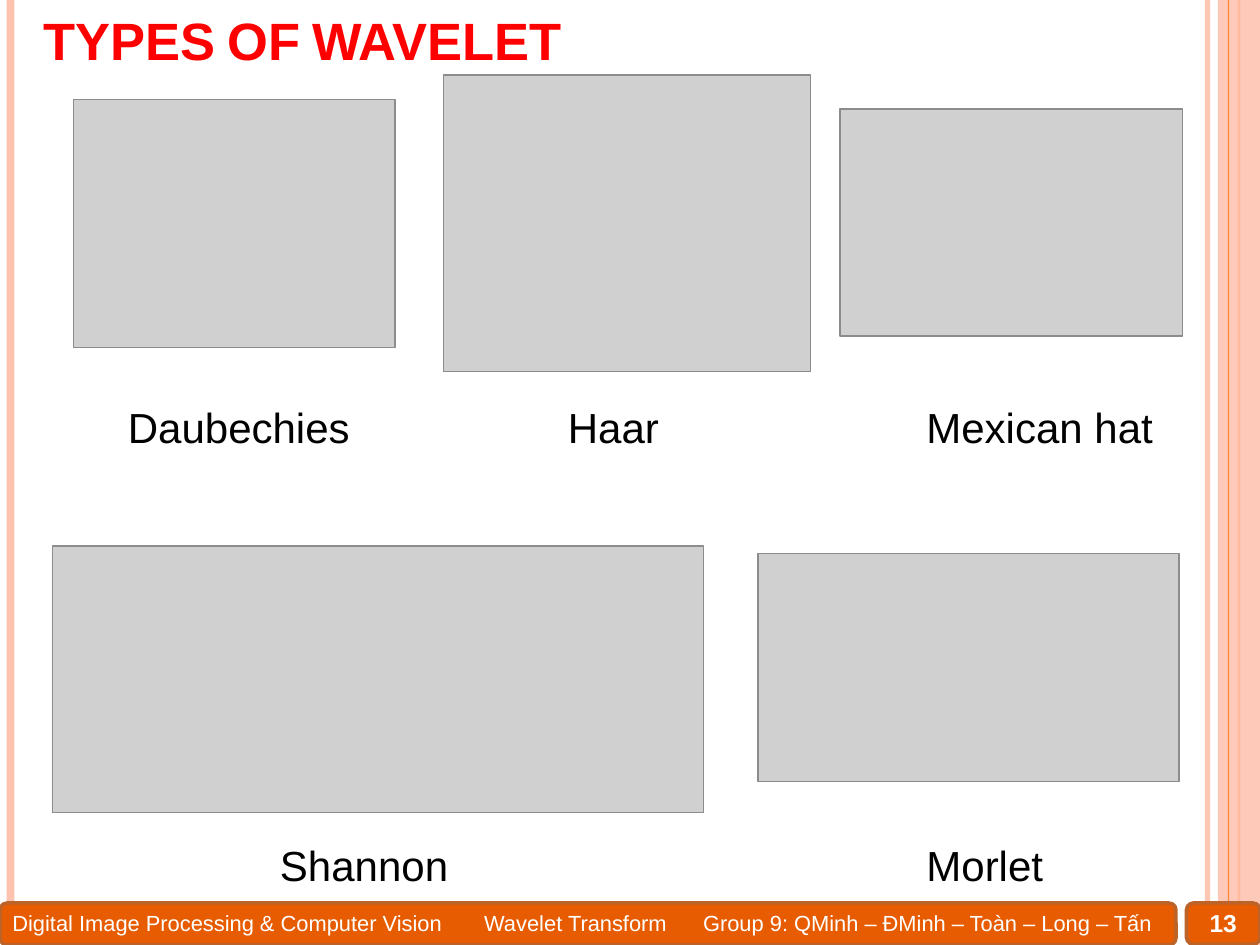
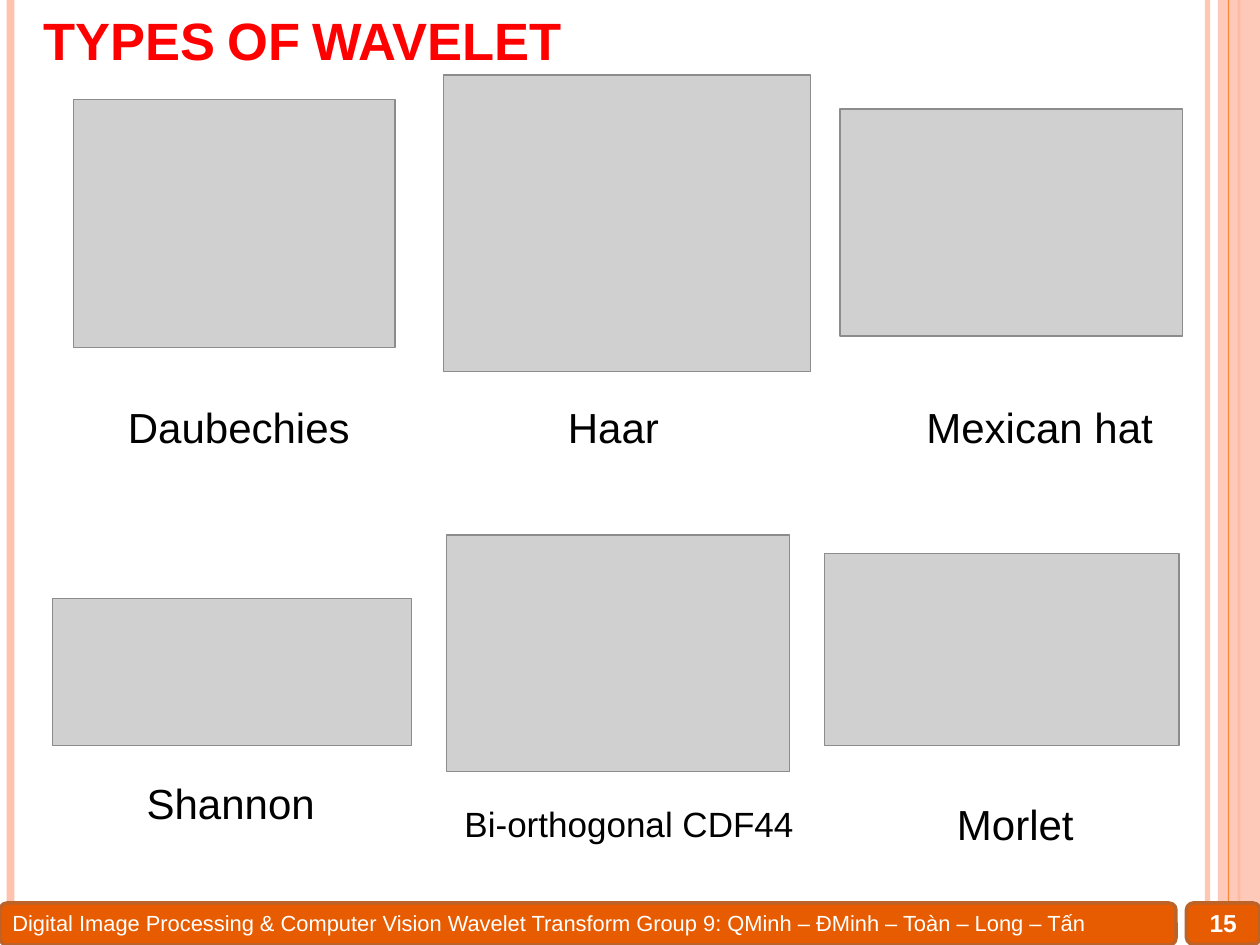
Before and after one commit to Alex7Huynh/dip-g9, a slide deck: slide 15 of 6. PPT/Wavelet transform.pptx (slide 13 before the commit). Drawn at 1260x945 pixels with LibreOffice and Linux fonts; fonts in the diff are those of the drawing; grey boxes stand for pictures. Boxes give left, top, right and bottom in pixels: in the first picture for what was removed or moved away, otherwise in the second. Text is boxed around its words. In the diff, an @@ line names an element or a change of style, - is before the commit and + after.

```diff
--- a/6. PPT/Wavelet transform.pptx
+++ b/6. PPT/Wavelet transform.pptx
@@ picture added at <box>447,536,790,772</box> @@
@@ picture: place and size @@
-picture at <box>759,553,1179,781</box>
+picture at <box>824,553,1178,745</box>
@@ picture: place and size @@
-picture at <box>53,546,704,813</box>
+picture at <box>53,598,412,746</box>
@@ text "Shannon": place and size @@
-text "Shannon" at <box>280,850,448,882</box>
+text "Shannon" at <box>147,788,315,820</box>
@@ text "Morlet": place and size @@
-text "Morlet" at <box>926,850,1043,882</box>
+text "Morlet" at <box>957,809,1074,841</box>
@@ text added at <box>464,811,793,844</box>, 20 pt, text #000000 @@
+Bi-orthogonal CDF44
@@ text "Digital Image Processing & Computer ..." rewrapped from <box>12,914,1152,935</box> to <box>12,914,1085,935</box> @@
@@ page number at <box>1210,915,1237,933</box>: text changed @@
-13
+15
```
Also in this commit, not shown: 20 other slides changed, 12 slides added, 17 slides removed, 1 other file.
